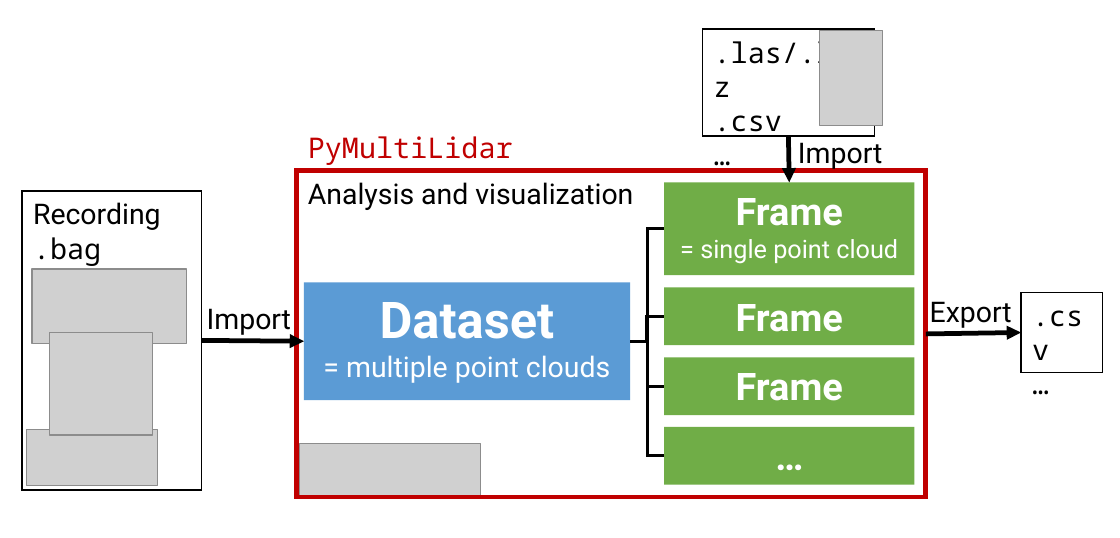
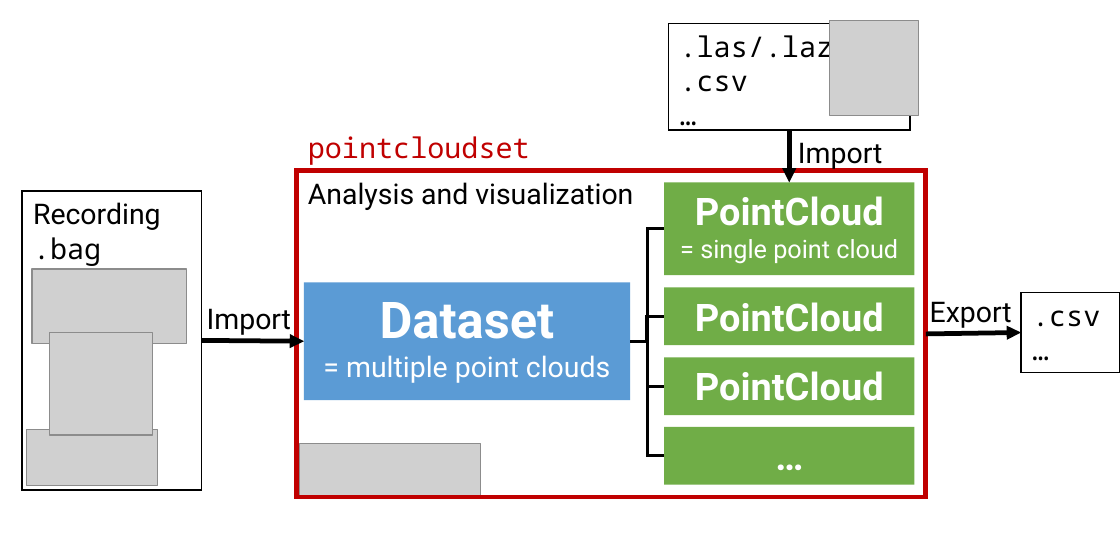
Before and after one commit to virtual-vehicle/pointcloudset, a slide deck: slide 1 of paper/figures/data_pipeline.pptx. Drawn at 1120x538 pixels with LibreOffice and Linux fonts; fonts in the diff are those of the drawing; grey boxes stand for pictures. Boxes give left, top, right and bottom in pixels: in the first picture for what was removed or moved away, otherwise in the second. Text is boxed around its words. In the diff, an @@ line names an element or a change of style, - is before the commit and + after.

```diff
--- a/paper/figures/data_pipeline.pptx
+++ b/paper/figures/data_pipeline.pptx
@@ rectangle ".las/.laz": place and size @@
-rectangle ".las/.laz" at <box>702,30,874,137</box>
+rectangle ".las/.laz" at <box>668,24,909,131</box>
@@ picture: place and size @@
-picture at <box>820,31,882,126</box>
+picture at <box>830,20,919,116</box>
@@ text at <box>308,136,530,165</box>: text changed @@
-PyMultiLidar
+pointcloudset
@@ arrow moved from (789, 135) - (790, 182) to (790, 130) - (790, 182) @@
@@ text in rectangle at <box>695,196,884,226</box>: text changed @@
-Frame
+PointCloud
@@ rectangle ".csv": place and size @@
-rectangle ".csv" at <box>1021,293,1103,372</box>
+rectangle ".csv" at <box>1021,293,1120,372</box>
@@ text in rectangle at <box>695,302,884,332</box>: text changed @@
-Frame
+PointCloud
@@ text in rectangle at <box>695,371,884,401</box>: text changed @@
-Frame
+PointCloud
```
Also in this commit, not shown: 2 slides added, 8 other files.
